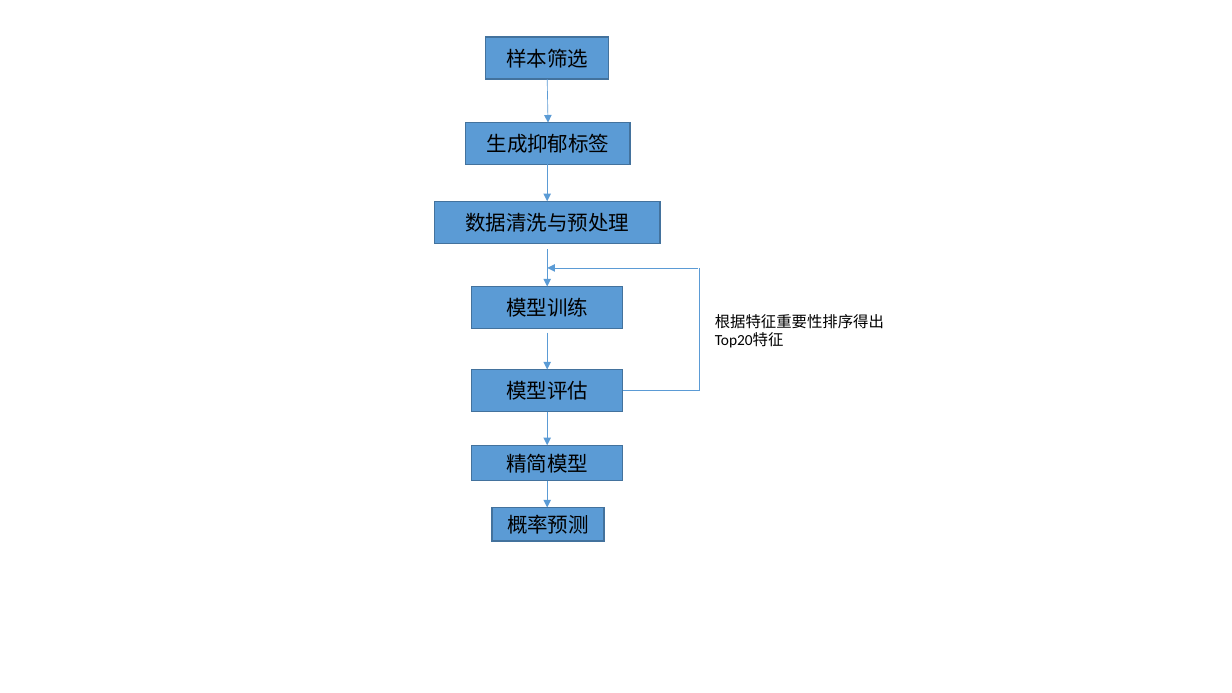
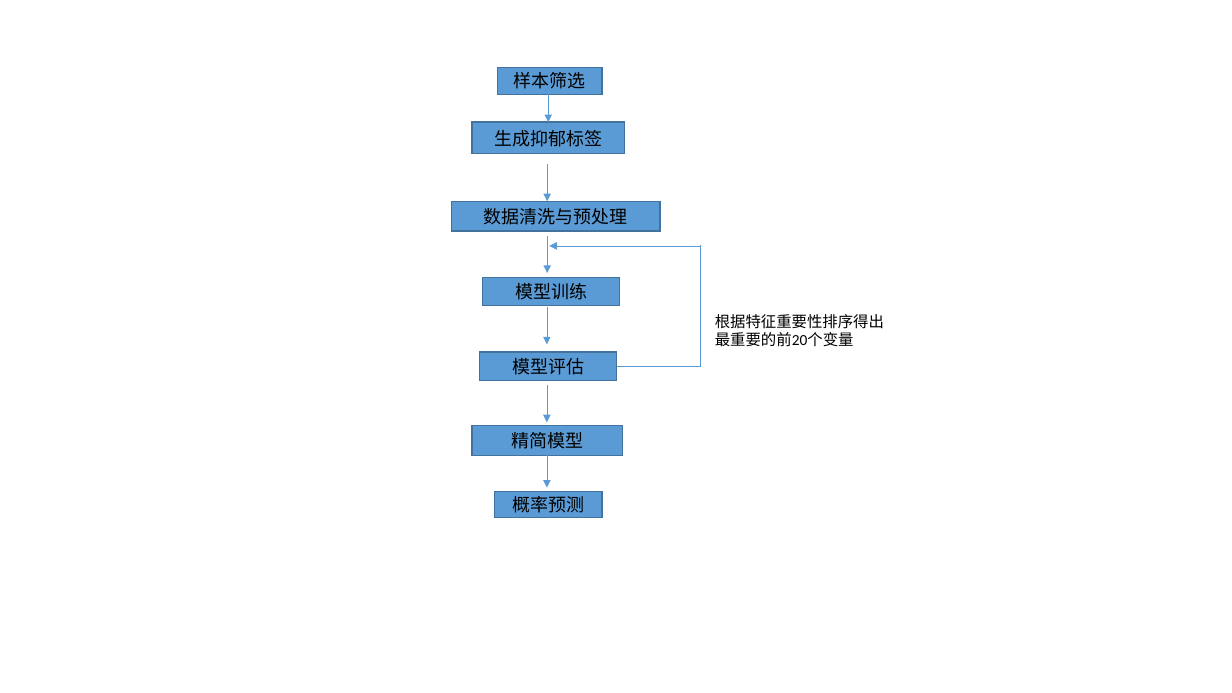
Before and after one commit to FoeinLove/NSFC_2021, a slide deck: slide 1 of 流程图.pptx. Drawn at 1232x693 pixels with LibreOffice and Linux fonts; fonts in the diff are those of the drawing. Boxes give left, top, right and bottom in pixels: in the first picture for what was removed or moved away, otherwise in the second. Text is boxed around its words. In the diff, an @@ line names an element or a change of style, - is before the commit and + after.

```diff
--- a/流程图.pptx
+++ b/流程图.pptx
@@ size 16 to 14 pt in 7 elements at (472,122,625,153), (472,425,623,456), (451,201,660,231), (494,492,602,518), (482,277,619,306), (480,352,616,381), (497,67,602,94) @@
@@ rectangle "样本筛选": place and size @@
-rectangle "样本筛选" at (486,37,609,79)
+rectangle "样本筛选" at (497,67,602,94)
@@ arrow moved from (547, 79) - (548, 123) to (548, 94) - (548, 122) @@
@@ rectangle "生成抑郁标签": place and size @@
-rectangle "生成抑郁标签" at (466,123,630,165)
+rectangle "生成抑郁标签" at (472,122,625,153)
@@ rectangle "数据清洗与预处理": place and size @@
-rectangle "数据清洗与预处理" at (434,201,660,244)
+rectangle "数据清洗与预处理" at (451,201,660,231)
@@ arrow moved from (547, 250) - (547, 287) to (547, 237) - (547, 274) @@
@@ arrow moved from (699, 268) - (547, 268) to (701, 246) - (549, 246) @@
@@ elbow line moved from (623, 391) - (700, 268) to (617, 366) - (701, 245) @@
@@ rectangle "模型训练": place and size @@
-rectangle "模型训练" at (472,287,623,329)
+rectangle "模型训练" at (482,277,619,306)
@@ arrow moved from (547, 333) - (547, 370) to (547, 308) - (547, 345) @@
@@ text at (715,314,884,347): text changed @@
-根据特征重要性排序得出Top20特征
+根据特征重要性排序得出最重要的前20个变量
@@ rectangle "模型评估": place and size @@
-rectangle "模型评估" at (472,370,623,412)
+rectangle "模型评估" at (480,352,616,381)
@@ arrow moved from (547, 412) - (547, 445) to (547, 385) - (547, 422) @@
@@ rectangle "精简模型": place and size @@
-rectangle "精简模型" at (472,445,623,481)
+rectangle "精简模型" at (472,425,623,456)
@@ arrow moved from (547, 481) - (547, 507) to (547, 456) - (547, 488) @@
@@ rectangle "概率预测": place and size @@
-rectangle "概率预测" at (493,507,604,541)
+rectangle "概率预测" at (494,492,602,518)
```
Also in this commit, not shown: 2 other files.
